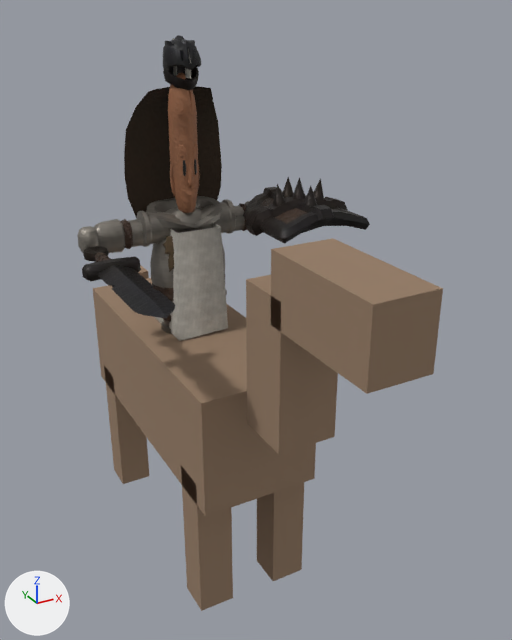
Renders of the glTF model csharp/Unciv.Godot/Packs/units/models/unit/Knight.glb from each side of a commit.
Camera for both pictures: a camera (50 mm lens) standing at (-0.456, -1.069, 0.935) and looking at (0.065, -0.122, 0.462). Lighting does not change. The marker at lower left points along +X, +Y and +Z. The older version comes first.

The older version as bpy lines, for what is in view:
```python
ob_1h_sword = bpy.data.objects.new('1H_Sword', me_mesh_1h_sword)
ob_1h_sword.location = (-0.17, -0.082, 0.591)
ob_1h_sword.rotation_euler = (1.571, 0.0, 0.0)  # degrees (90, 0, 0)
ob_1h_sword.scale = (0.171, 0.171, 0.171)
ob_horsemesh = bpy.data.objects.new('HorseMesh', me_horse)
ob_horsemesh.location = (0.0, 0.0, 0.0)
ob_knight_cape = bpy.data.objects.new('Knight_Cape', me_mesh_knight_cape)
ob_knight_cape.location = (0.0, 0.0, 0.822)
ob_knight_cape.scale = (0.181, 0.121, 0.201)
ob_knight_helmet = bpy.data.objects.new('Knight_Helmet', me_mesh_knight_helmet)
ob_knight_helmet.location = (0.0, 0.0, 0.826)
ob_knight_helmet.scale = (0.0502, 0.0542, 0.0583)
ob_spike_shield = bpy.data.objects.new('Spike_Shield', me_mesh_spike_shield)
ob_spike_shield.location = (0.17, -0.08, 0.621)
ob_spike_shield.rotation_euler = (-1.571, 0.0, -3.142)  # degrees (-90, 0, -180)
ob_spike_shield.scale = (0.191, 0.191, 0.191)
ob_warrior = bpy.data.objects.new('Warrior', me_mesh_skinned)
ob_warrior.location = (0.0, 0.0, 0.38)
ob_warrior.scale = (0.201, 0.201, 0.201)
```
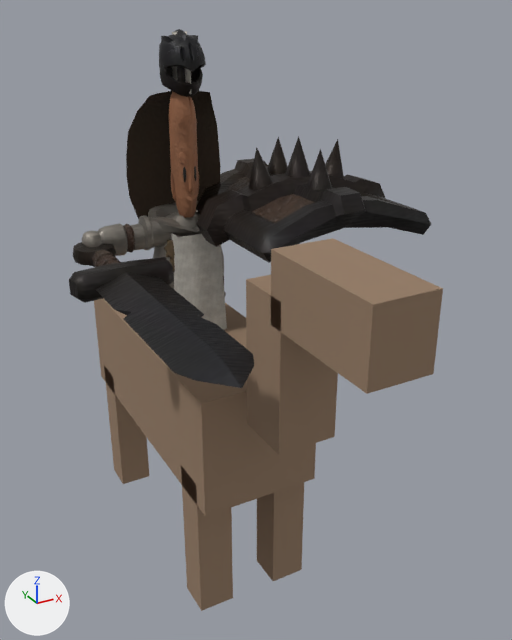
Changed parts and their boxes [x1, y1, x2, y2] in the pictures (512 x 640 px):
'Warrior', rescaled
    before: [77, 38, 250, 341]
    after: [82, 31, 227, 330]
'Spike_Shield', moved, rescaled (84% wider, 88% taller)
    before: [243, 177, 370, 244]
    after: [196, 136, 431, 263]
'1H_Sword', moved, rescaled (98% wider, 101% taller)
    before: [82, 246, 175, 318]
    after: [69, 242, 254, 388]
'Knight_Cape', moved, rescaled
    before: [124, 86, 222, 218]
    after: [126, 91, 221, 219]
'Knight_Helmet', moved, rescaled (23% wider, 23% taller)
    before: [163, 35, 201, 90]
    after: [159, 29, 206, 97]

The edits, one by one:
Object 'Warrior' (ob_warrior) is rescaled from (0.201, 0.201, 0.201) to (0.194, 0.194, 0.194).
Object 'Spike_Shield' (ob_spike_shield) moves from (0.17, -0.08, 0.621) to (0.164, -0.083, 0.638).
Object 'Spike_Shield' (ob_spike_shield) is rescaled from (0.191, 0.191, 0.191) to (0.348, 0.348, 0.348).
Object '1H_Sword' (ob_1h_sword) moves from (-0.17, -0.082, 0.591) to (-0.164, -0.087, 0.584).
Object '1H_Sword' (ob_1h_sword) is rescaled from (0.171, 0.171, 0.171) to (0.3, 0.3, 0.3).
Object 'Knight_Helmet' (ob_knight_helmet) moves from (0.0, 0.0, 0.826) to (0.0, 0.0, 0.819).
Object 'Knight_Helmet' (ob_knight_helmet) is rescaled from (0.0502, 0.0542, 0.0583) to (0.0608, 0.0656, 0.0705).
Object 'Knight_Cape' (ob_knight_cape) moves from (0.0, 0.0, 0.822) to (0.0, 0.0, 0.816).
Object 'Knight_Cape' (ob_knight_cape) is rescaled from (0.181, 0.121, 0.201) to (0.175, 0.117, 0.194).
